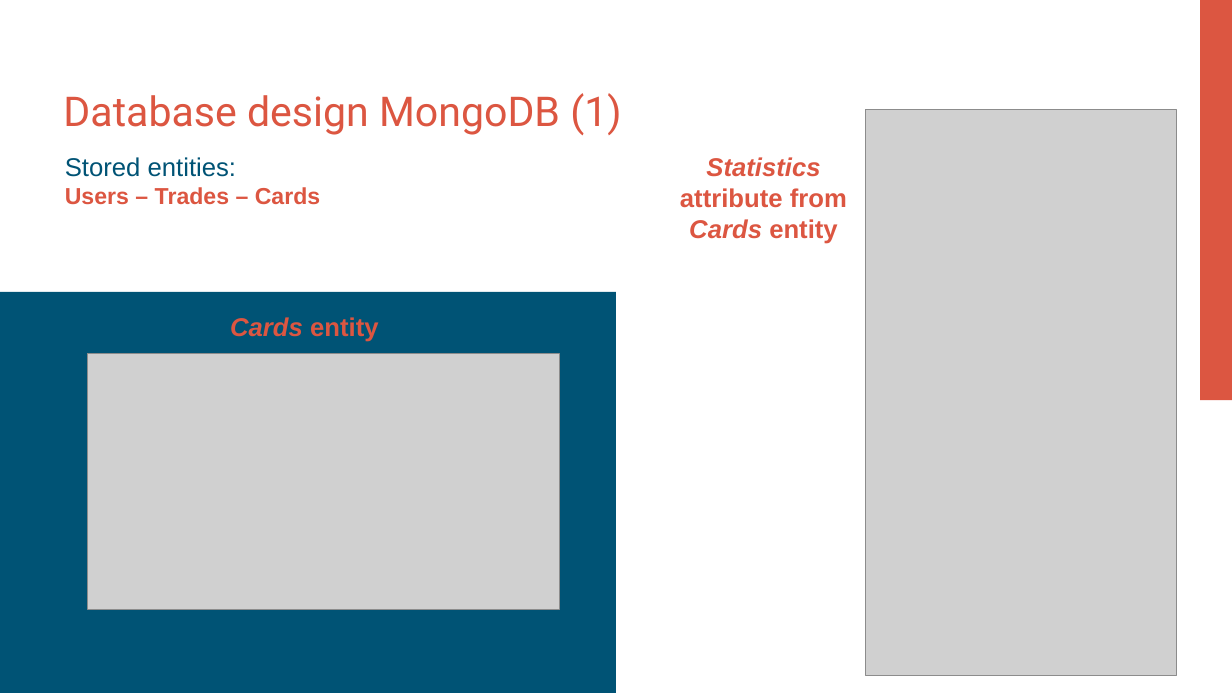
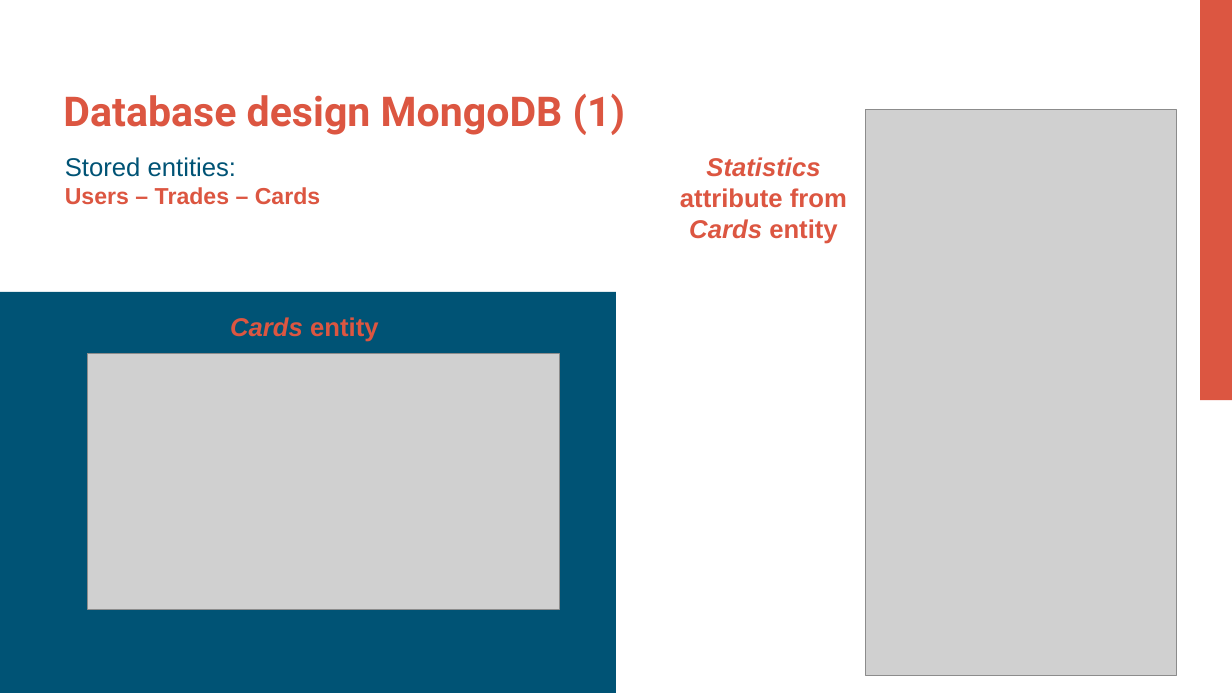
Before and after one commit to Plaza99/FantaManager, a slide deck: slide 6 of FantaManager-Presentation.pptx. Drawn at 1232x693 pixels with LibreOffice and Linux fonts; fonts in the diff are those of the drawing; grey boxes stand for pictures. Boxes give left, top, right and bottom in pixels: in the first picture for what was removed or moved away, otherwise in the second. Text is boxed around its words. In the diff, an @@ line names an element or a change of style, - is before the commit and + after.

```diff
--- a/FantaManager-Presentation.pptx
+++ b/FantaManager-Presentation.pptx
@@ title "Database design MongoDB (1)" at bbox=[63, 94, 625, 135]: bold on @@
```
Also in this commit, not shown: 4 other slides changed, 7 slides added, 2 slides removed.
